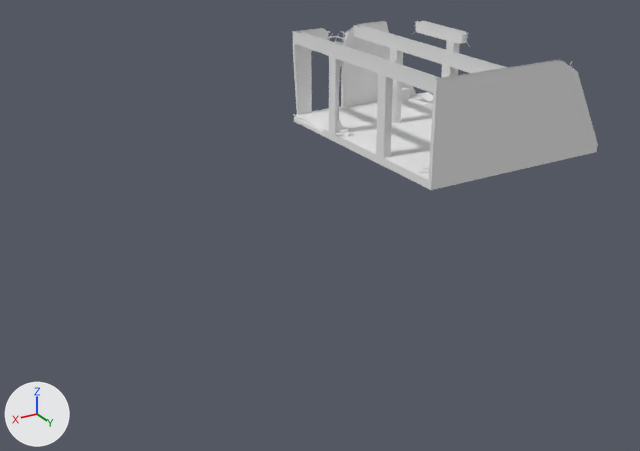
The Blender file vRRubbleBuilding.blend: old version first, new version second.
Rendered twice from a 50 mm lens placed at (12.21, 17.06, 6.62), pointed at (1.61, -0.61, -2.22). The lights are fixed; the arrows at lower left show +X, +Y and +Z.

Script lines for the objects in view, before the commit:
```python
me_cube_001 = bpy.data.meshes.new('Cube.001')
me_cube_001.from_pydata(...)  # 2530 vertices, 1963 faces; spans x -4.03..1.06, y -3.02..3.01, z -0.2..2.22
me_cube_001.materials.append(mat_material)  # its picture is missing
ob_cube = bpy.data.objects.new('Cube', me_cube_001)
ob_cube.location = (0.0, 0.0, 0.0)
```
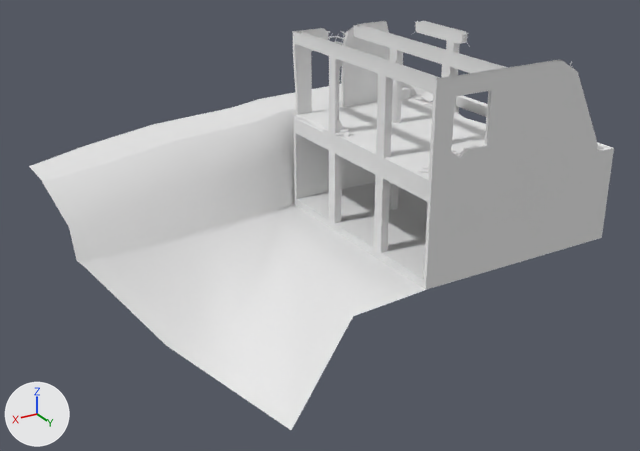
What changed in the scene script:
```text
Change me_cube_001:
    used by ob_cube; location = (0.0, 0.0, 0.0)
    remove me_cube_001.from_pydata(...)  # 2530 vertices, 1963 faces; spans x -4.03..1.06, y -3.02..3.01, z -0.2..2.22
    add me_cube_001.from_pydata(...)  # 2770 vertices, 2113 faces; spans x -4.6..1.06, y -3.8..3.01, z -2.6..2.22
    me_cube_001 part 1: the loose piece of 8 vertices spanning x 0.8..1.0, y -2.9..2.9, z 1.9..2.2 is copied, and the copy is moved by (0.0, 0.0, -2.4); it spans x 0.8..1.0, y -2.9..2.9, z -0.5..-0.2
    me_cube_001 part 2: the loose piece of 8 vertices spanning x -2.8..-2.6, y -1.2..-0.9, z 0.0..1.9 is copied, and the copy is moved by (1.8, 0.0, -2.4); it spans x -1.0..-0.8, y -1.2..-0.9, z -2.4..-0.5
    me_cube_001 part 3: the loose piece of 8 vertices spanning x -2.8..-2.6, y -1.2..-0.9, z 0.0..1.9 is copied, and the copy is moved by (3.6, 0.0, -2.4); it spans x 0.8..1.0, y -1.2..-0.9, z -2.4..-0.5
    me_cube_001 part 4: the loose piece of 8 vertices spanning x -2.8..-2.6, y -1.2..-0.9, z 0.0..1.9 is copied, and the copy is moved by (3.6, 2.1, -2.4); it spans x 0.8..1.0, y 0.9..1.2, z -2.4..-0.5
    me_cube_001 part 5: 136 vertices added at x -4.6..1.0, y -3.8..3.0, z -2.6..2.2
Add me_cube:
    me_cube.from_pydata(...)  # 44 vertices, 33 faces; spans x -4.6..7.6, y -5.39..3.37, z -4.8..0.0
    me_cube.polygons.foreach_set('use_smooth', [True] * 33)
Add ob_cube_001:
    ob_cube_001 = bpy.data.objects.new('Cube.001', me_cube)
    ob_cube_001.location = (0.0, 0.0, 0.0)
```

What differs and where, as boxes (x1, y1, x2, y2) in the pictures (640 x 451 px):
'Cube.001', added
    after: (29, 84, 433, 430)
'Cube', reshaped (59% taller)
    before: (293, 21, 598, 190)
    after: (293, 21, 614, 290)
part 1 of me_cube_001, added
    after: (296, 123, 428, 202)
part 2 of me_cube_001, added
    after: (389, 182, 398, 210)
part 3 of me_cube_001, added
    after: (328, 151, 342, 223)
part 4 of me_cube_001, added
    after: (374, 175, 390, 253)
part 5 of me_cube_001, added
    after: (294, 60, 614, 290)
